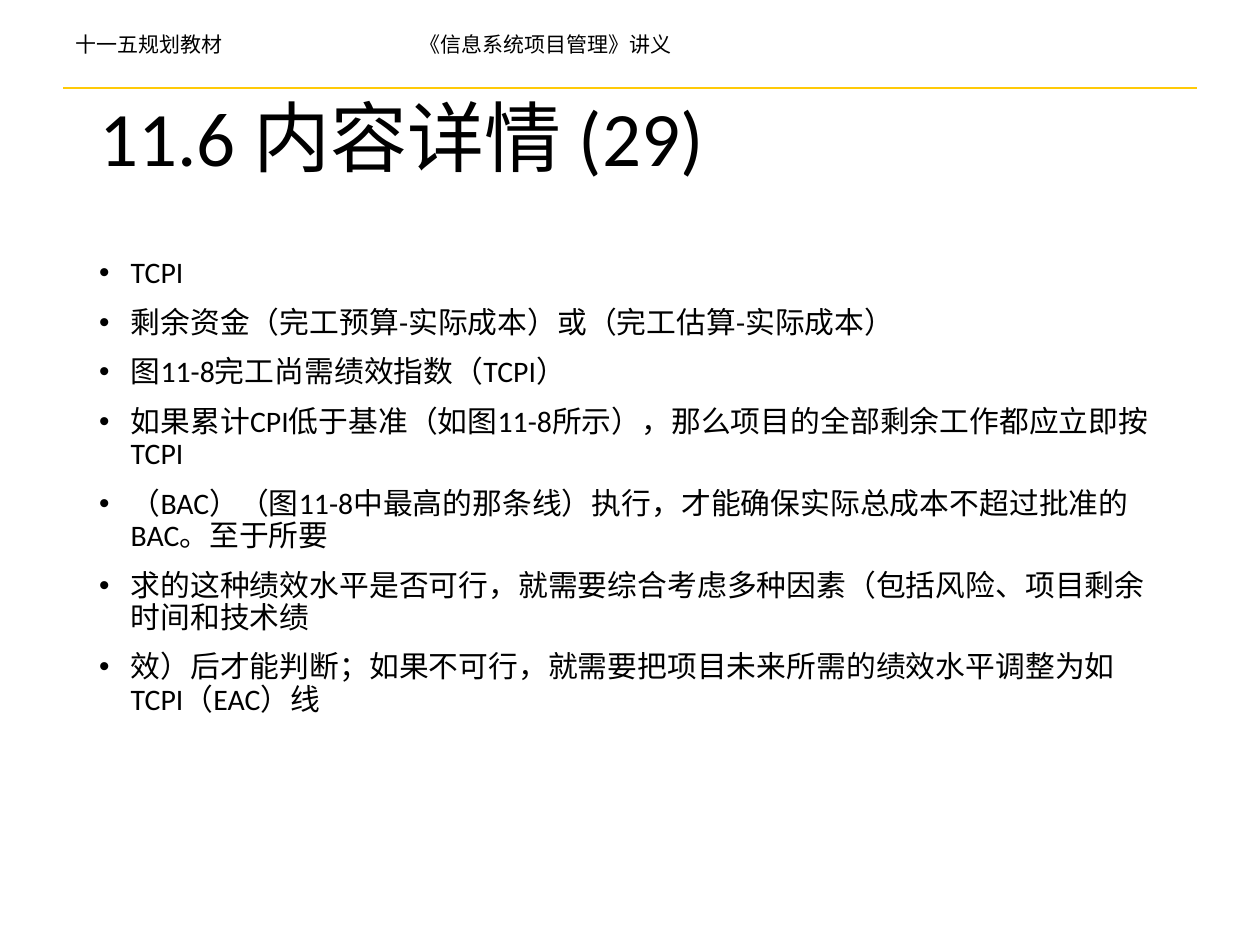
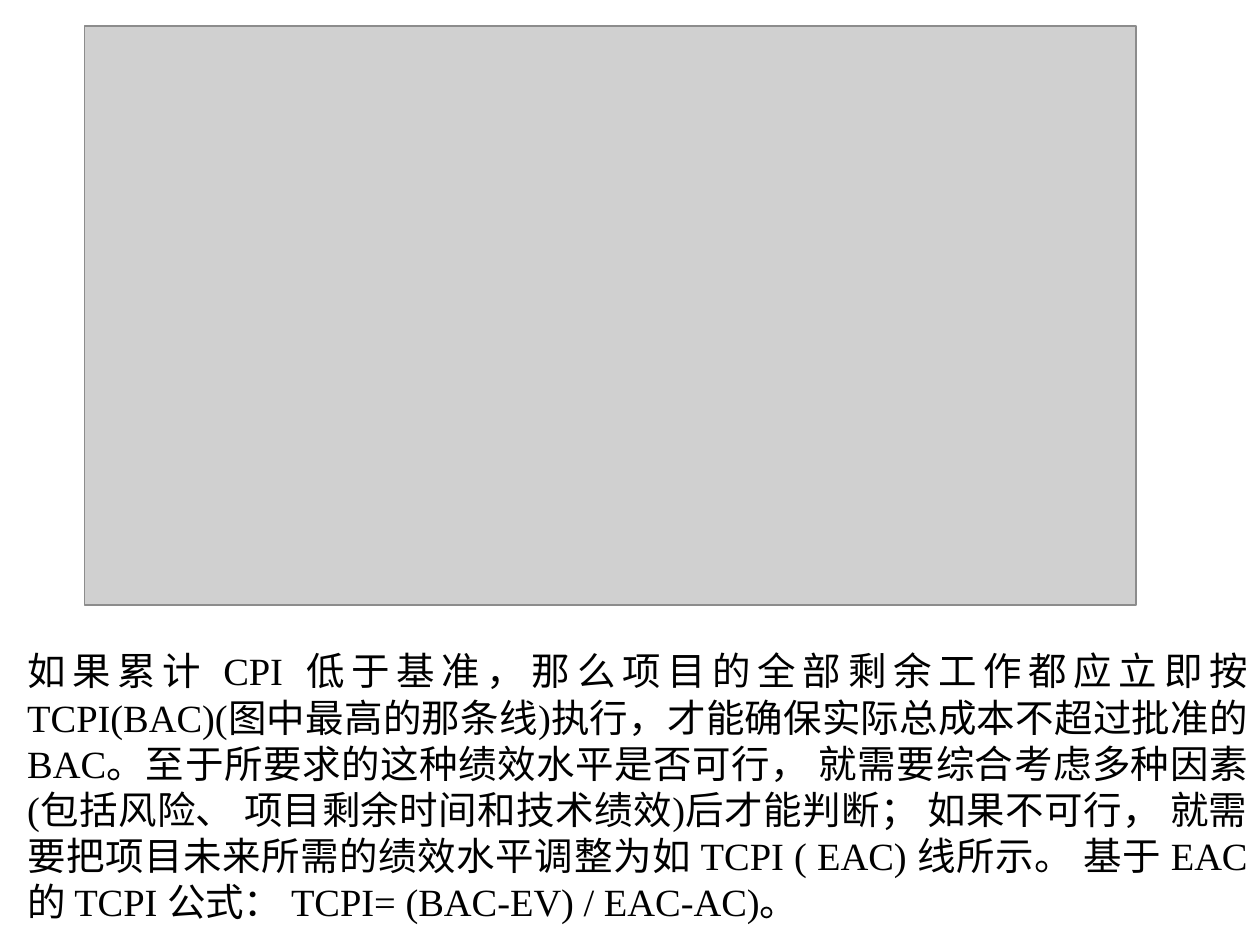
Before and after one commit to yanghui58/project_manager, a slide deck: slide 56 of 第5章 项目成本管理-yh.pptx (slide 75 before the commit). Drawn at 1260x945 pixels with LibreOffice and Linux fonts; fonts in the diff are those of the drawing; grey boxes stand for pictures; background and template pictures are left out. Boxes give left, top, right and bottom in pixels: in the first picture for what was removed or moved away, otherwise in the second. Text is boxed around its words. In the diff, an @@ line names an element or a change of style, - is before the commit and + after.

Commit message:
对项目成本管理进行了更新

```diff
--- a/第5章 项目成本管理-yh.pptx
+++ b/第5章 项目成本管理-yh.pptx
@@ picture added at box(84, 26, 1137, 605) @@
@@ text removed at box(75, 34, 672, 54) @@
-十一五规划教材 《信息系统项目管理》讲义
@@ line removed from (63, 88) to (1197, 88) @@
@@ title removed at box(99, 88, 704, 177) @@
-11.6 内容详情 (29)
@@ text at box(27, 652, 1248, 924): text changed; size 17 to 22 pt; font Calibri to Times New Roman @@
-• TCPI
-• 剩余资金（完工预算-实际成本）或（完工估算-实际成本）
-• 图11-8完工尚需绩效指数（TCPI）
-• 如果累计CPI低于基准（如图11-8所示），那么项目的全部剩余工作都应立即按TCPI
-• （BAC）（图11-8中最高的那条线）执行，才能确保实际总成本不超过批准的BAC。至于所要
-• 求的这种绩效水平是否可行，就需要综合考虑多种因素（包括风险、项目剩余时间和技术绩
-• 效）后才能判断；如果不可行，就需要把项目未来所需的绩效水平调整为如TCPI（EAC）线
+如果累计 CPI 低于基准，那么项目的全部剩余工作都应立即按 TCPI(BAC)(图中最高的那条线)执行，才能确保实际总成本不超过批准的 BAC。至于所要求的这种绩效水平是否可行， 就需要综合考虑多种因素(包括风险、 项目剩余时间和技术绩效)后才能判断； 如果不可行， 就需要把项目未来所需的绩效水平调整为如 TCPI ( EAC) 线所示。 基于 EAC 的 TCPI 公式： TCPI= (BAC-EV) / EAC-AC)。
```
Also in this commit, not shown: 40 other slides changed, 11 slides added, 59 slides removed.
